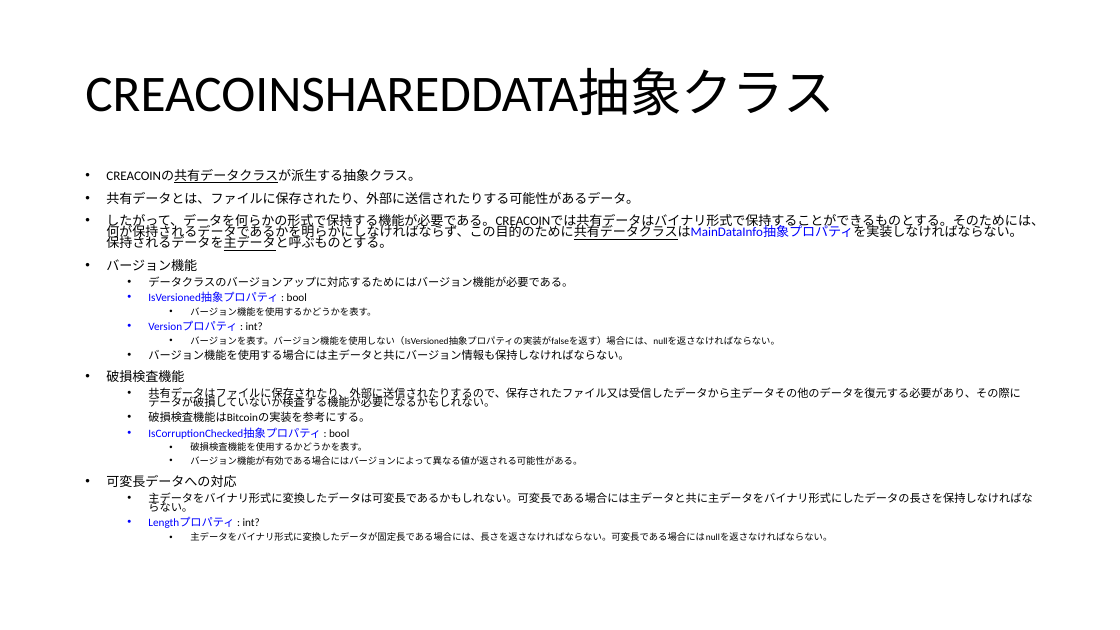
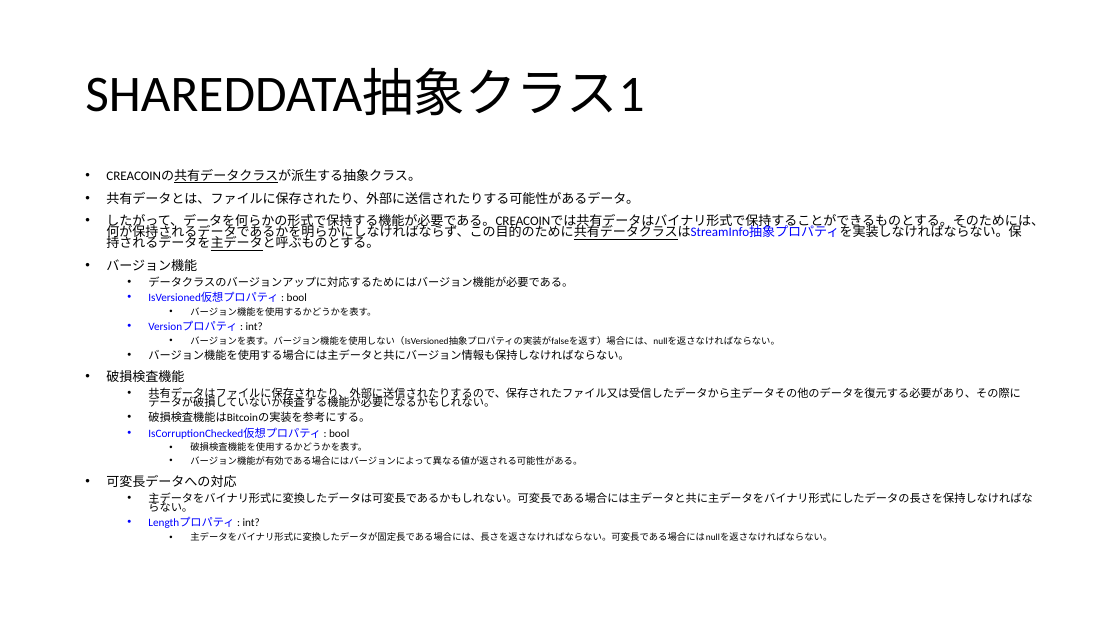
Before and after one commit to pizyumi/CREA, a slide deck: slide 5 of CREA2014/CREACOIN.pptx (slide 4 before the commit). Drawn at 1120x630 pixels with LibreOffice and Linux fonts; fonts in the diff are those of the drawing. Boxes give left, top, right and bottom in pixels: in the first picture for what was removed or moved away, otherwise in the second. Text is boxed around its words. In the diff, an @@ line names an element or a change of style, - is before the commit and + after.

```diff
--- a/CREA2014/CREACOIN.pptx
+++ b/CREA2014/CREACOIN.pptx
@@ title at (85, 68, 644, 116): text changed @@
-CREACOINSHAREDDATA抽象クラス
+SHAREDDATA抽象クラス1
@@ text at (106, 214, 1044, 251): text changed @@
-• したがって、データを何らかの形式で保持する機能が必要である。CREACOINでは共有データはバイナリ形式で保持することができるものとする。そのためには、何が保持されるデータであるかを明らかにしなければならず、この目的のために共有データクラスはMainDataInfo抽象プロパティを実装しなければならない。保持されるデータを主データと呼ぶものとする。
+• したがって、データを何らかの形式で保持する機能が必要である。CREACOINでは共有データはバイナリ形式で保持することができるものとする。そのためには、何が保持されるデータであるかを明らかにしなければならず、この目的のために共有データクラスはStreamInfo抽象プロパティを実装しなければならない。保持されるデータを主データと呼ぶものとする。
@@ text at (148, 292, 307, 302): text changed @@
-  • IsVersioned抽象プロパティ : bool
+  • IsVersioned仮想プロパティ : bool
@@ text at (148, 427, 349, 439): text changed @@
-  • IsCorruptionChecked抽象プロパティ : bool
+  • IsCorruptionChecked仮想プロパティ : bool
```
Also in this commit, not shown: 2 other slides changed, 4 slides added, 3 other files.
